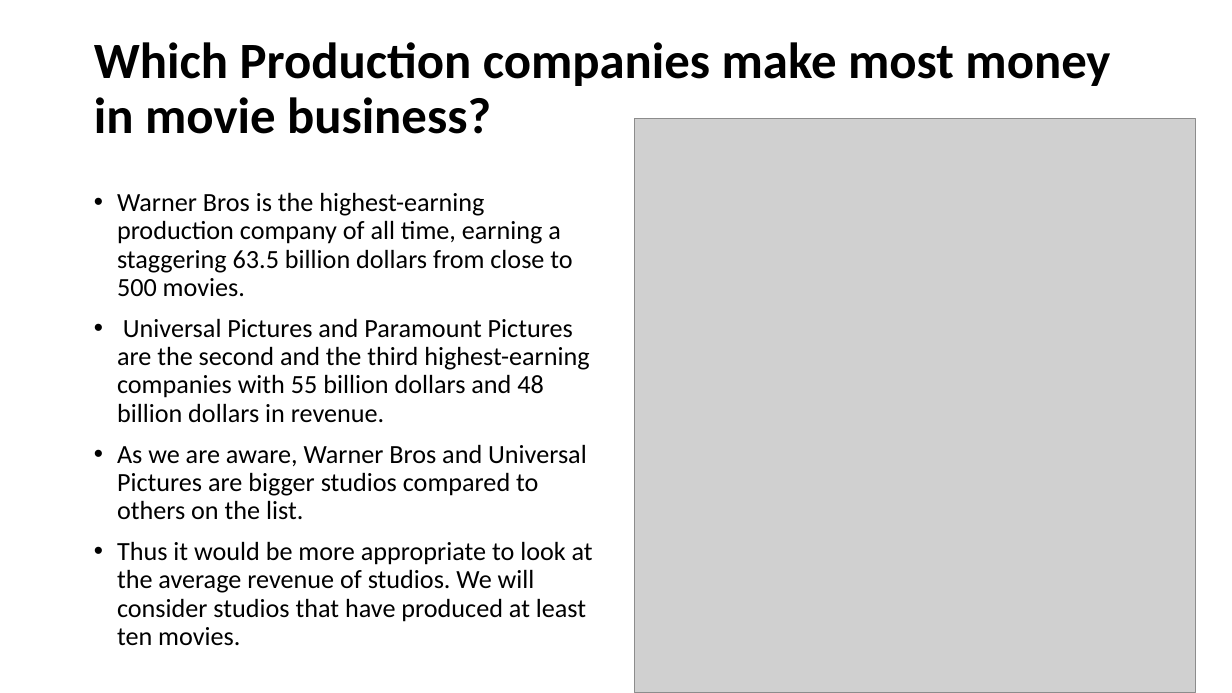
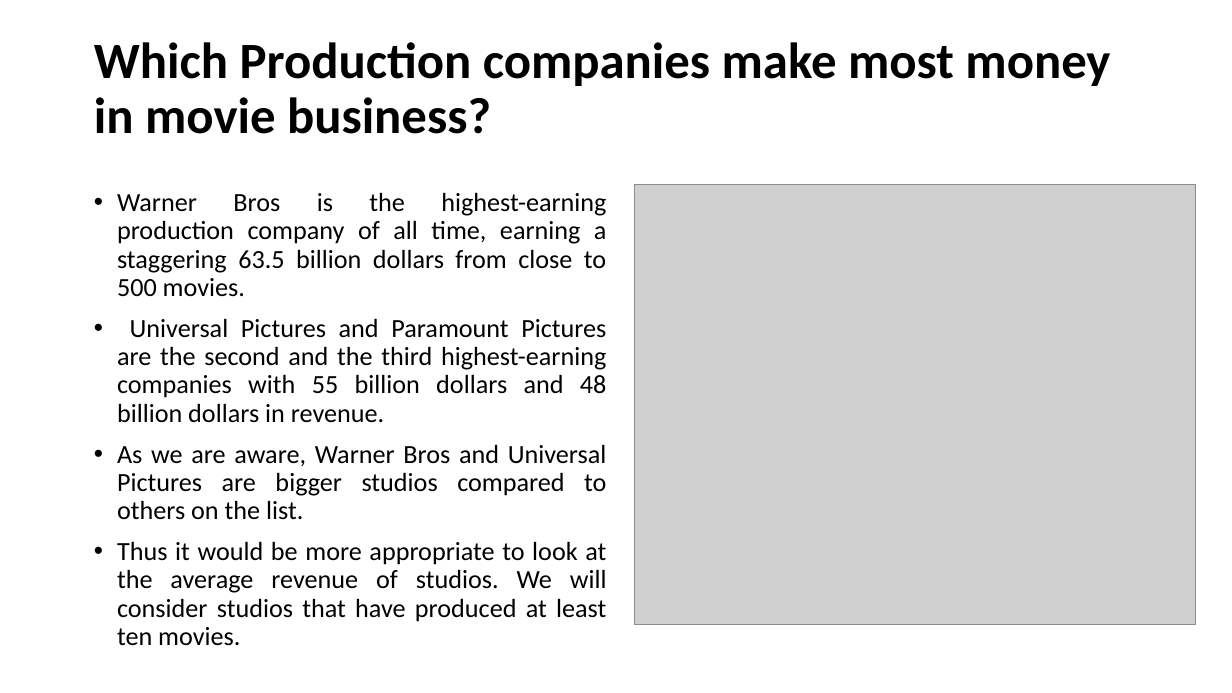
Before and after one commit to lasyabheemendra/Sprigboard-DatascienceProjects, a slide deck: slide 6 of Capstone2_Recommendation System for movies/Recommendation system.pptx. Drawn at 1232x693 pixels with LibreOffice and Linux fonts; fonts in the diff are those of the drawing; grey boxes stand for pictures. Boxes give left, top, right and bottom in pixels: in the first picture for what was removed or moved away, otherwise in the second. Text is boxed around its words. In the diff, an @@ line names an element or a change of style, - is before the commit and + after.

```diff
--- a/Capstone2_Recommendation System for movies/Recommendation system.pptx
+++ b/Capstone2_Recommendation System for movies/Recommendation system.pptx
@@ text "Warner Bros is the highest-earning ..." at [117, 192, 607, 622]: alignment left to justified @@
@@ picture: place and size @@
-picture at [634, 118, 1195, 693]
+picture at [634, 185, 1195, 625]
```
Also in this commit, not shown: 15 other slides changed, 23 slides added, 2 slides removed.
